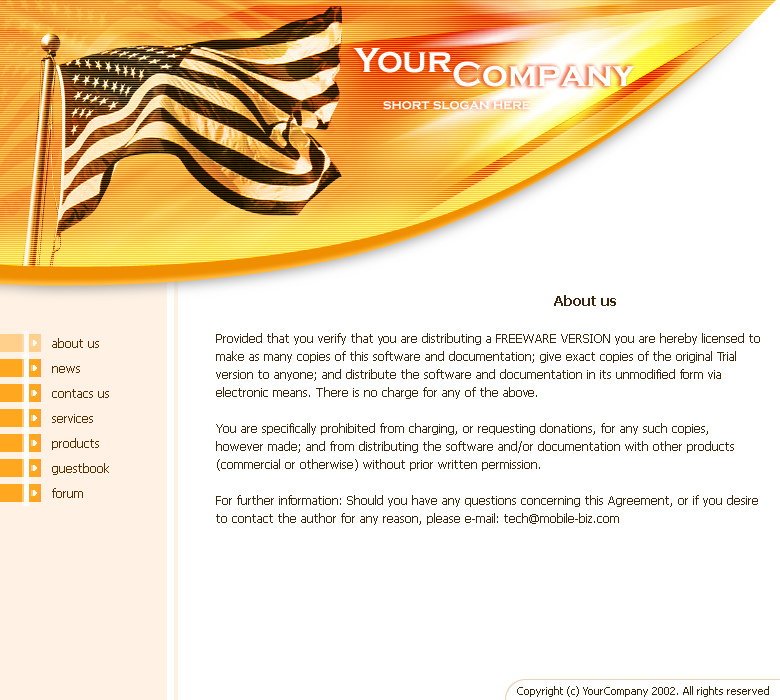
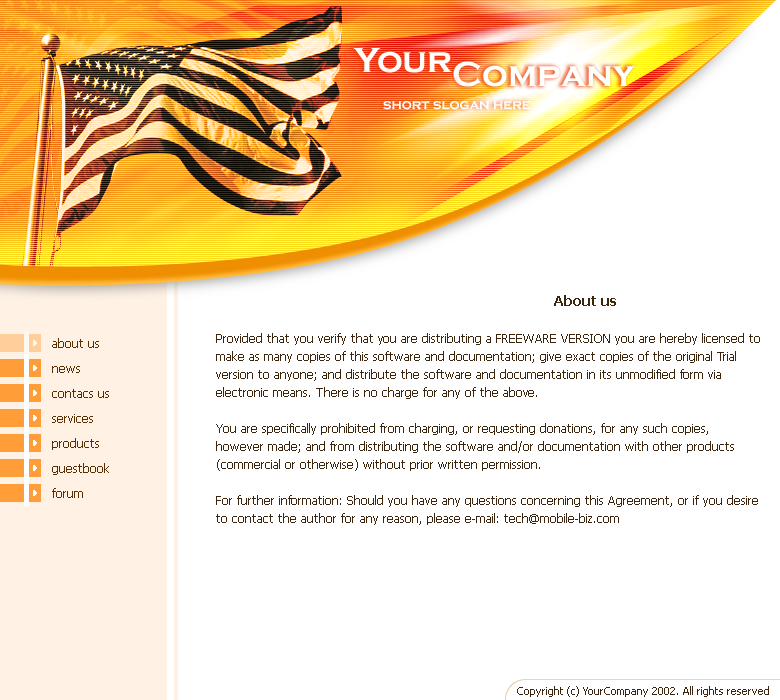
Before/after of a w=780, h=700 layered artwork. What changed in the layer stack:
hid "Layer 19 copy" over <box>0,331,39,506</box>
added group "Группа 1" with 19 layers above "Background" over <box>0,331,39,506</box>
moved "Layer 21" into group "Группа 1" over <box>0,331,39,506</box>
